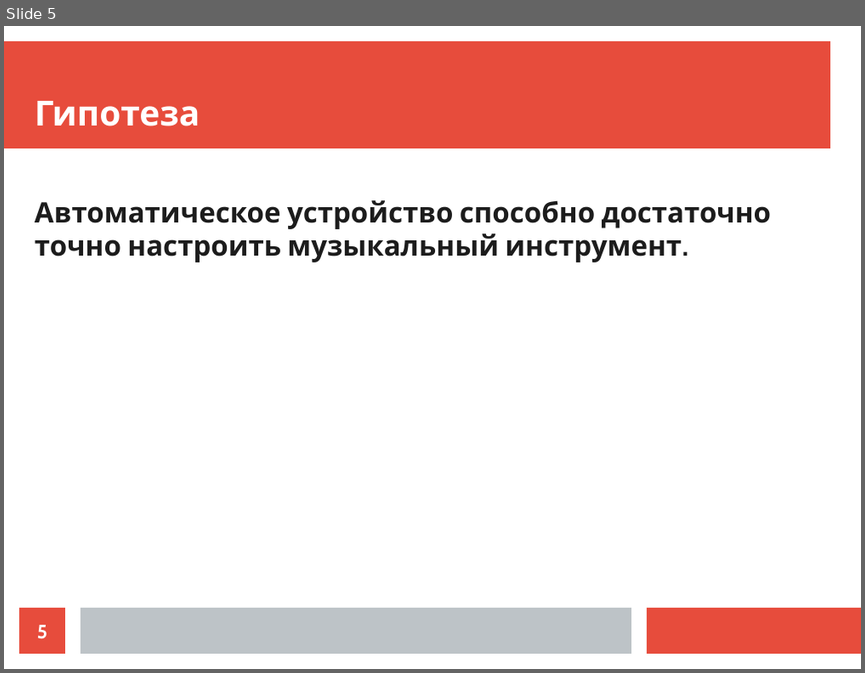
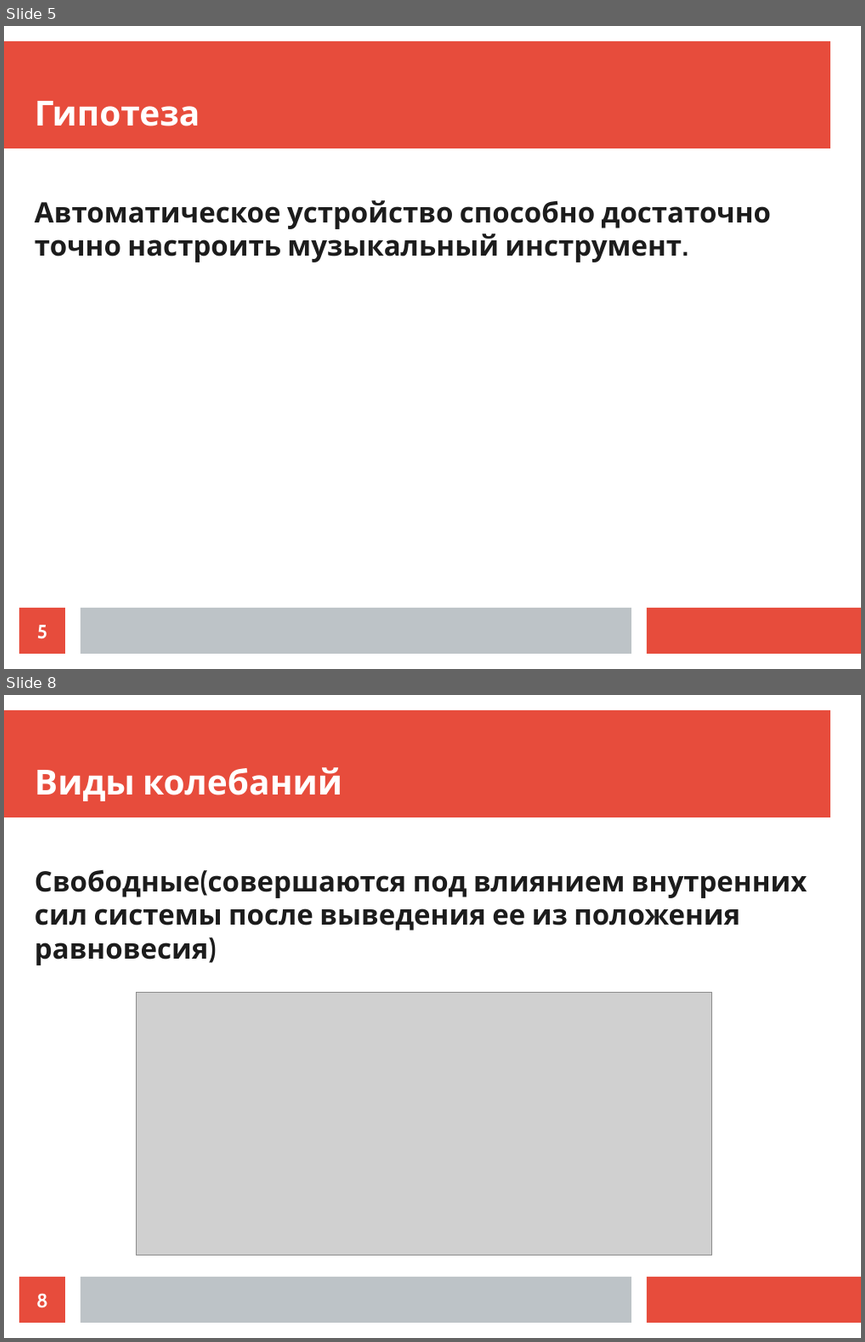
Before and after one commit to egusator/guitar_tuner, a slide deck: doc/presentation.odp. Shown one above the other, each under a label of ours: slide 5 before the commit, slides 5 and 8 after it; the slides between them are not shown. The pictures are 865x673 and 865x1342 pixels, drawn with LibreOffice and Linux fonts; fonts in the diff are those of the drawing; grey boxes stand for pictures. Boxes give left, top, right and bottom in pixels: in the first picture for what was removed or moved away, otherwise in the second. Text is boxed around its words. In the diff, an @@ line names an element or a change of style, - is before the commit and + after.

```diff
--- a/doc/presentation.odp
+++ b/doc/presentation.odp
@@ slide 8 added at [4,695,861,1338], background #FFFFFF; not listed: 3 template elements that a slide beside it also shows @@
@@ title added at [35,767,342,801], 32 pt, text #FFFFFF, bold @@
+Виды колебаний
@@ text added at [35,870,807,965], 26 pt, text #1C1C1C, bold @@
+Свободные(совершаются под влиянием внутренних сил системы после выведения ее из положения равновесия)
@@ picture added at [136,992,711,1255] @@
@@ page number added at [19,1276,65,1322], fill #E74C3C, 18 pt, text #FFFFFF, bold @@
+8
```
Also in this commit, not shown: 1 slide changed, 12 other slides added, 3 slides removed, 1 other file.
